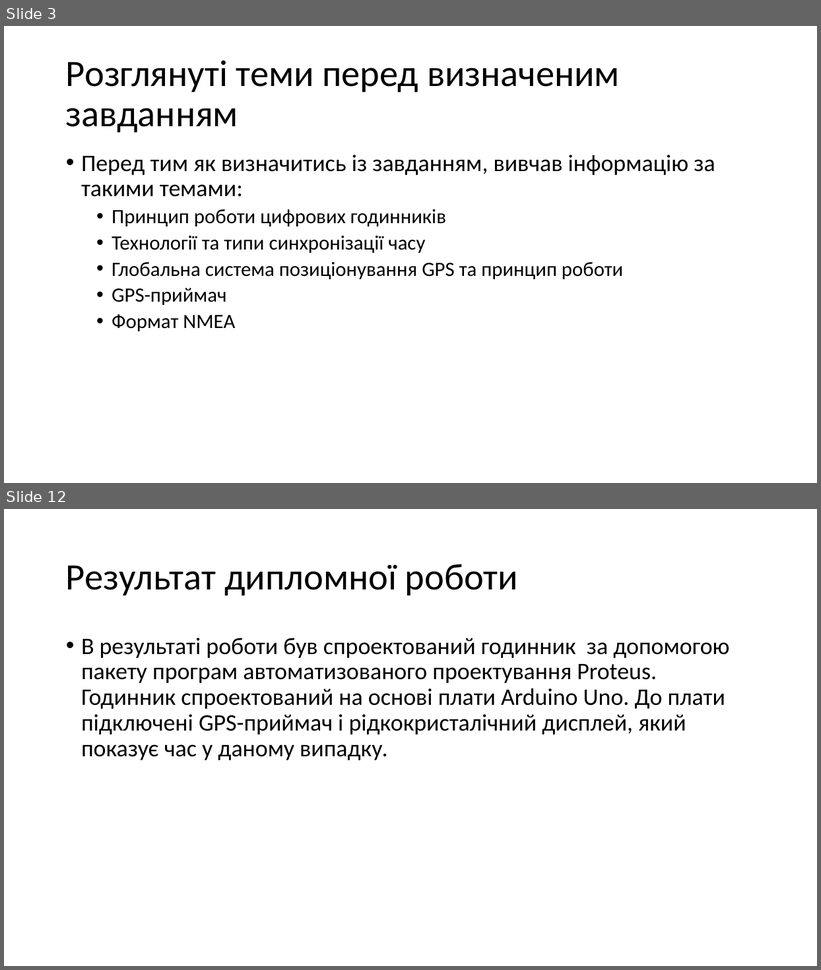
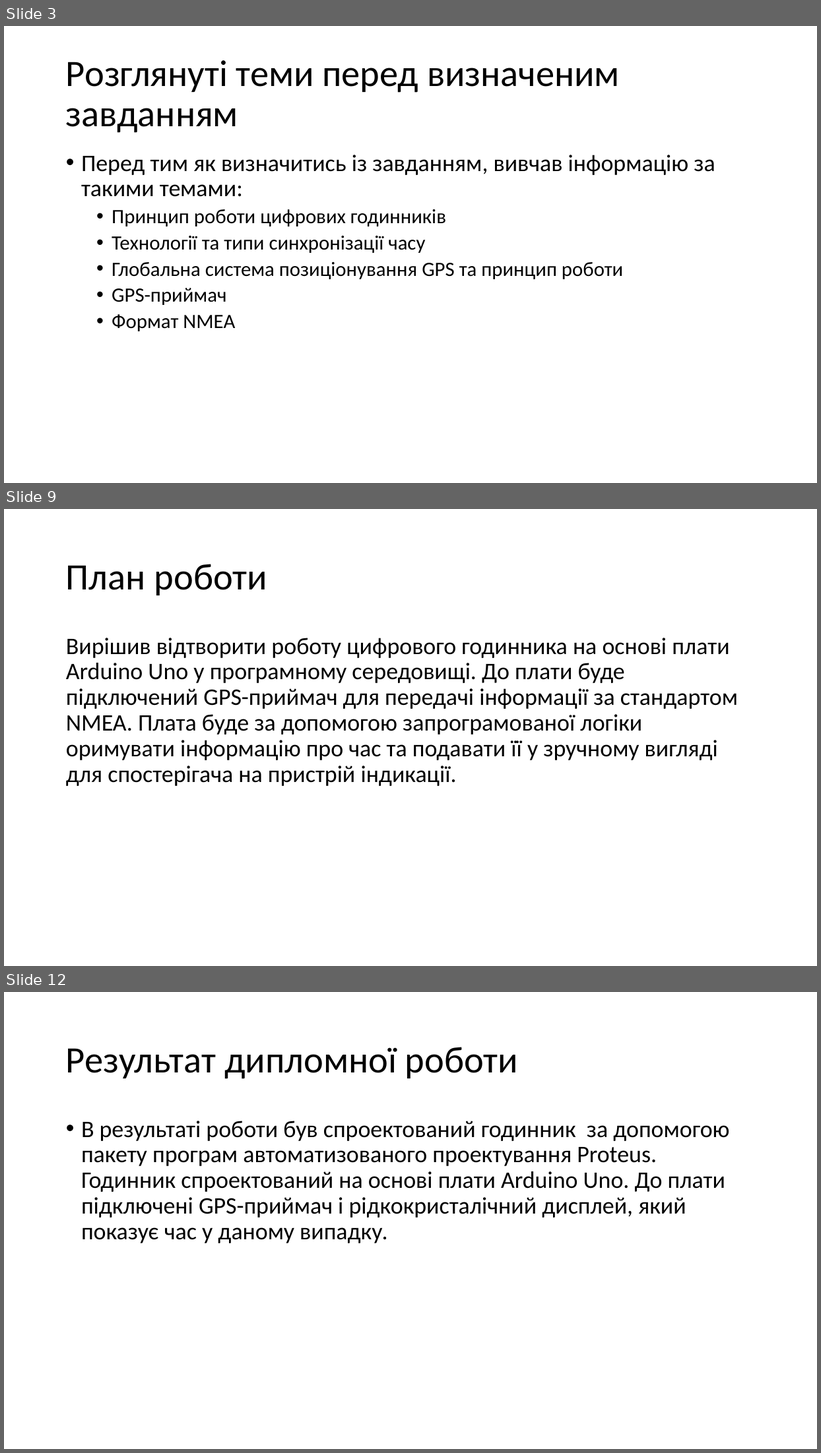
Before and after one commit to Vadym-Havryliuk/University-2, a slide deck: Доповідь 2.pptx. Shown one above the other, each under a label of ours: slides 3 and 12 before the commit, slides 3, 9 and 12 after it; the slides between them are not shown. The pictures are 821x970 and 821x1453 pixels, drawn with LibreOffice and Linux fonts; fonts in the diff are those of the drawing. Boxes give left, top, right and bottom in pixels: in the first picture for what was removed or moved away, otherwise in the second. Text is boxed around its words. In the diff, an @@ line names an element or a change of style, - is before the commit and + after.

```diff
--- a/Доповідь 2.pptx
+++ b/Доповідь 2.pptx
@@ slide 9 added at (4,509,817,966), background #FFFFFF @@
@@ title added at (66,564,267,595), 44 pt, text #000000 @@
+План роботи
@@ text added at (66,638,738,786), 28 pt, text #000000 @@
+Вирішив відтворити роботу цифрового годинника на основі плати Arduino Uno у програмному середовищі. До плати буде підключений GPS-приймач для передачі інформації за стандартом NMEA. Плата буде за допомогою запрограмованої логіки оримувати інформацію про час та подавати її у зручному вигляді для спостерігача на пристрій індикації.
```
Also in this commit, not shown: 4 slides changed, 2 other slides added, 3 slides removed, 1 other file.
